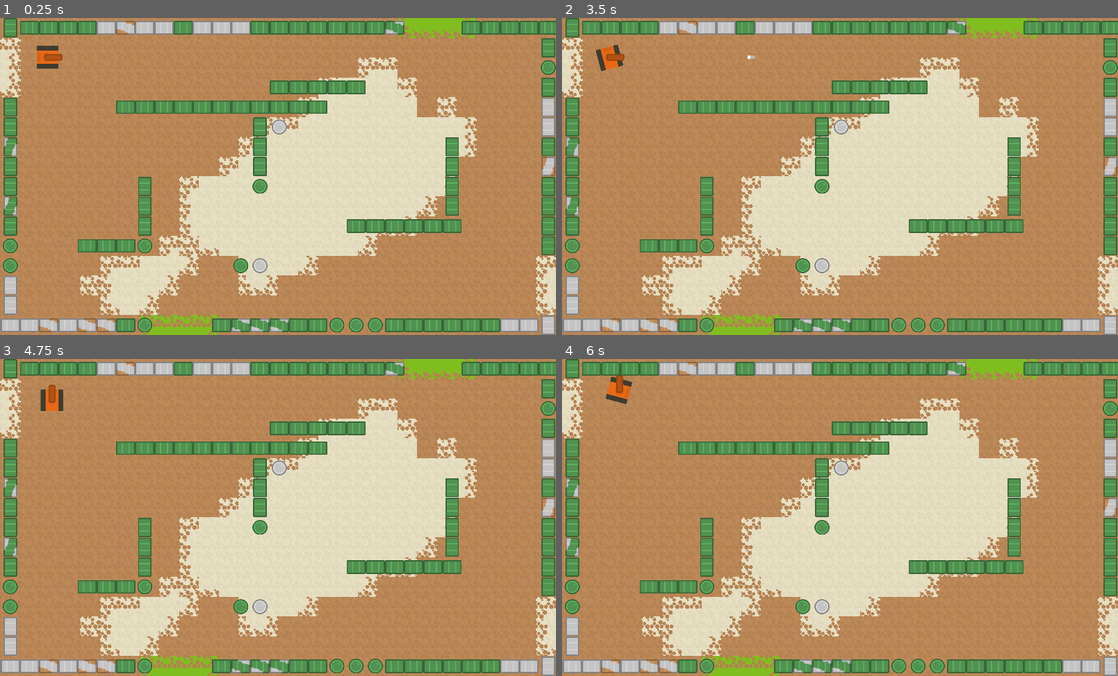
Above: before the commit, frames 1-4 (two rows, left to right).
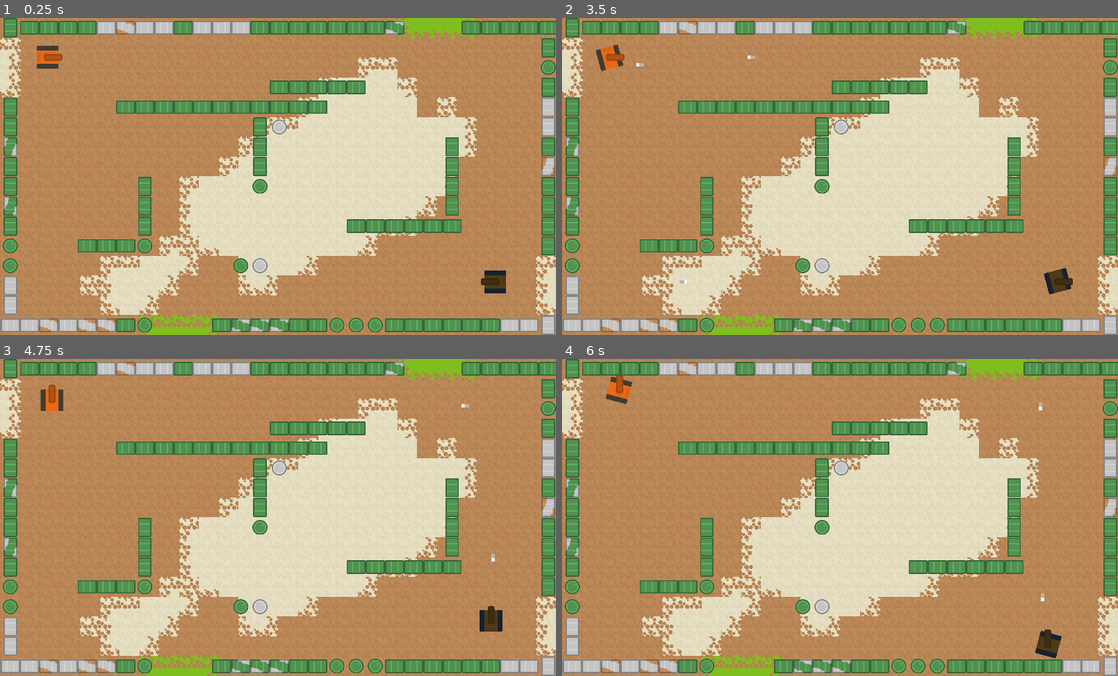
Above: after the commit, the same moments.

Repository: Iron-Wolf/snippy_tank
Game: Godot game, scene res://scenes/world.tscn
The game is run twice, just before and just after one commit, with the same random seed, the same clock (stepped at 60 frames per second) and the same inputs.
Inputs:
- Up to frame 1 (0.25 s): no input
- Up to frame 2 (3.5 s): tap Enter at 0.5 s; hold D (move_right) 0.53-1.28 s; tap Space (shoot) at 0.6, 1.55, 2.3, 3.05 s; hold Q (move_left) 1.28-2.03 s; tap Down (aim_down) at 1.35 s; hold D (move_right) from 2.03 s (still down); tap Left (aim_left) at 2.1 s; tap Right (aim_right) at 2.85 s
- Up to frame 3 (4.75 s): release D (move_right) at 3.53 s; hold Q (move_left) from 3.53 s (still down); tap Up (aim_up) at 3.6 s; tap Space (shoot) at 3.8, 4.55 s; tap S (move_bw) at 4.35 s
- Up to frame 4 (6 s): hold Z (move_fw) 5.03-5.78 s; tap Space (shoot) at 5.3, 5.85 s; release Q (move_left) at 5.78 s; hold D (move_right) from 5.78 s (still down)

The runs differ from the first frame. In frame 1, 0.3% of the frame differs, in the area x 86-91%, y 79-87%; in frame 2, 0.3%; in frame 3, 0.3%, in the area x 83-91%, y 14-86%; in frame 4, 0.3%.

Commit message:
init player2

Diff:
--- /dev/null
+++ b/default_bus_layout.tres
@@ -0,0 +1,8 @@
+[gd_resource type="AudioBusLayout" load_steps=2 format=3 uid="uid://b0ajmxqq2t8j6"]
+
+[sub_resource type="AudioEffectDistortion" id="AudioEffectDistortion_u48bb"]
+resource_name = "Distortion"
+
+[resource]
+bus/0/effect/0/effect = SubResource("AudioEffectDistortion_u48bb")
+bus/0/effect/0/enabled = true
--- a/scenes/player.tscn
+++ b/scenes/player.tscn
@@ -1,8 +1,7 @@
-[gd_scene load_steps=7 format=3 uid="uid://cocrreaiubffw"]
+[gd_scene load_steps=6 format=3 uid="uid://cocrreaiubffw"]
 
 [ext_resource type="Texture2D" uid="uid://bi2olwm8vg44f" path="res://assets/Tanks/tankRed.png" id="1_53oag"]
 [ext_resource type="Script" path="res://scripts/player.gd" id="1_mooqp"]
-[ext_resource type="PackedScene" uid="uid://cgeymtn3bii3y" path="res://scenes/bullet.tscn" id="2_q7ce5"]
 [ext_resource type="Texture2D" uid="uid://63v6o20qnq8t" path="res://assets/Tanks/barrelRed_outline.png" id="3_6jjgp"]
 
 [sub_resource type="CircleShape2D" id="CircleShape2D_x1tm4"]
@@ -14,7 +13,6 @@
 
 [node name="player" type="CharacterBody2D"]
 script = ExtResource("1_mooqp")
-Bullet = ExtResource("2_q7ce5")
 
 [node name="tank" type="Sprite2D" parent="."]
 position = Vector2(2, 0)
--- a/scenes/world.tscn
+++ b/scenes/world.tscn
@@ -100,6 +100,13 @@
 
 [node name="player1" parent="." instance=ExtResource("2_26ecd")]
 position = Vector2(150, 127)
+player_id = 1
+
+[node name="player2" parent="." instance=ExtResource("2_26ecd")]
+modulate = Color(0.348163, 0.560322, 1, 1)
+position = Vector2(1598, 852)
+rotation = 3.14159
+player_id = 2
 
 [node name="walls" type="TileMapLayer" parent="."]
 tile_map_data = PackedByteArray("AAAAAAQAAAAAAAAAAAAAAAUAAAAAAAAAAAAAAAYAAAABAAAAAAAAAAcAAAAAAAAAAAAAAAgAAAAAAAAAAAAAAA …(1744 unchanged characters)…
--- a/scripts/audio.gd
+++ b/scripts/audio.gd
@@ -4,6 +4,7 @@
 @onready var audio_stream: AudioStreamSynchronized = stream
 @onready var time_in_fight: Timer = $time_in_fight
 @onready var intro_audio: AudioStreamPlayer = $intro_audio
+@onready var master_bus_idx = AudioServer.get_bus_index("Master")
 
 # constants
 const AUDIO_CHILL: int = 0
@@ -19,6 +20,9 @@
 	intro_audio.play()
 
 func _process(_delta: float) -> void:
+    # TODO : add effects ?
+	var disto: AudioEffectDistortion = AudioServer.get_bus_effect(master_bus_idx, 0)
+
 	if intro_audio.playing:
 		# wait intro to finish
 		pass
--- a/scripts/bullet.gd
+++ b/scripts/bullet.gd
@@ -18,6 +18,6 @@
 	#queue_free()
 
 	# we are colliding with a wall or something
-	if body.name != "player1":
+	if body.name != "player1" && body.name != "player2":
 		queue_free()
 	pass
--- a/scripts/player.gd
+++ b/scripts/player.gd
@@ -1,11 +1,14 @@
 # https://kidscancode.org/godot_recipes/4.x/2d/car_steering/
 extends CharacterBody2D
 
-## Projectile fired by the player
-@export var Bullet: PackedScene
+## Id used for input action (like "right_1" for "player 1")
+## Need to start at 1 (if not set, the default "0" value is used to throw an error)
+@export var player_id: int = 0
+
 @onready var screen_size:Vector2 = get_viewport_rect().size
 @onready var audio: AudioStreamPlayer = $"../background_audio"
-const sl = preload("res://scripts/static_lib.gd")
+const sl: GDScript = preload("res://scripts/static_lib.gd")
+const bullet: PackedScene = preload("res://scenes/bullet.tscn")
 
 # constants
 const STEERING_ANGLE: float = 300
@@ -20,6 +23,15 @@
 var steer_direction: float = 0
 var aim_direction: Vector2 = Vector2.ZERO
 var last_aim_direction: Vector2 = Vector2.ZERO
+
+func _enter_tree() -> void:
+	if player_id == 0:
+		# pause full game and alert
+		OS.alert("Fatal Error has occured : \n" \
+			+ "'player_id' is not defined for " + self.to_string(),
+			"ALERT !")
+		# close the game
+		get_tree().quit()
 
 func _physics_process(delta):
 	# move tank
@@ -70,7 +82,7 @@
 
 func shoot():
 	audio.emit_signal("fight_started")
-	var b = Bullet.instantiate()
+	var b = bullet.instantiate()
 	owner.add_child(b)
 	b.transform = $barrel/spawn_bullet.global_transform
 
